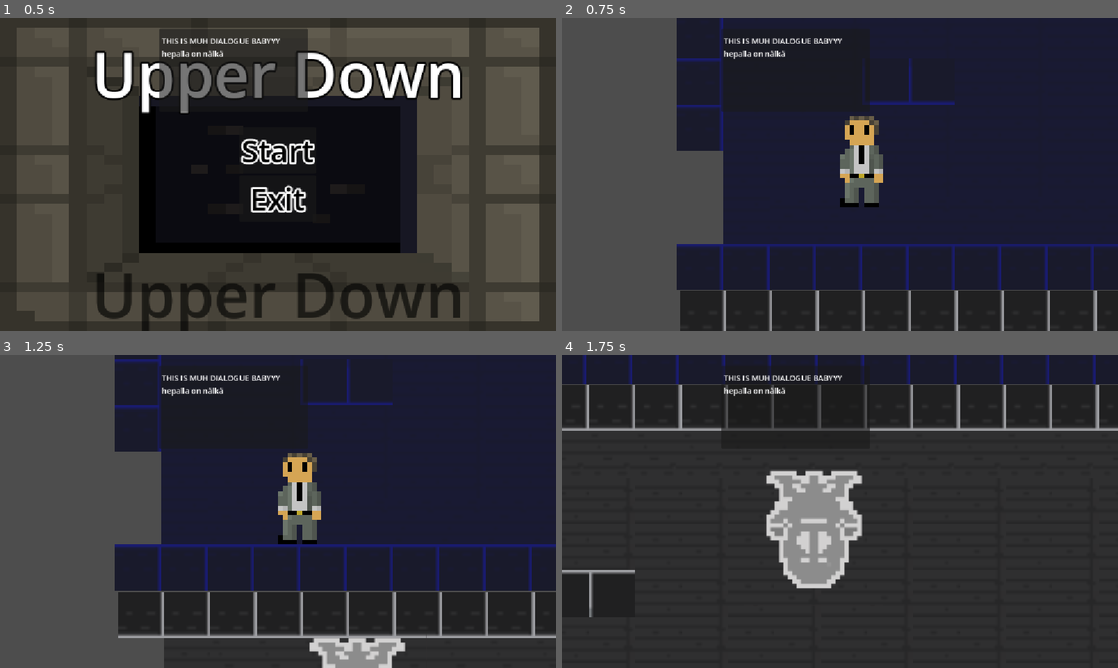
Above: before the commit, frames 1-4 (two rows, left to right).
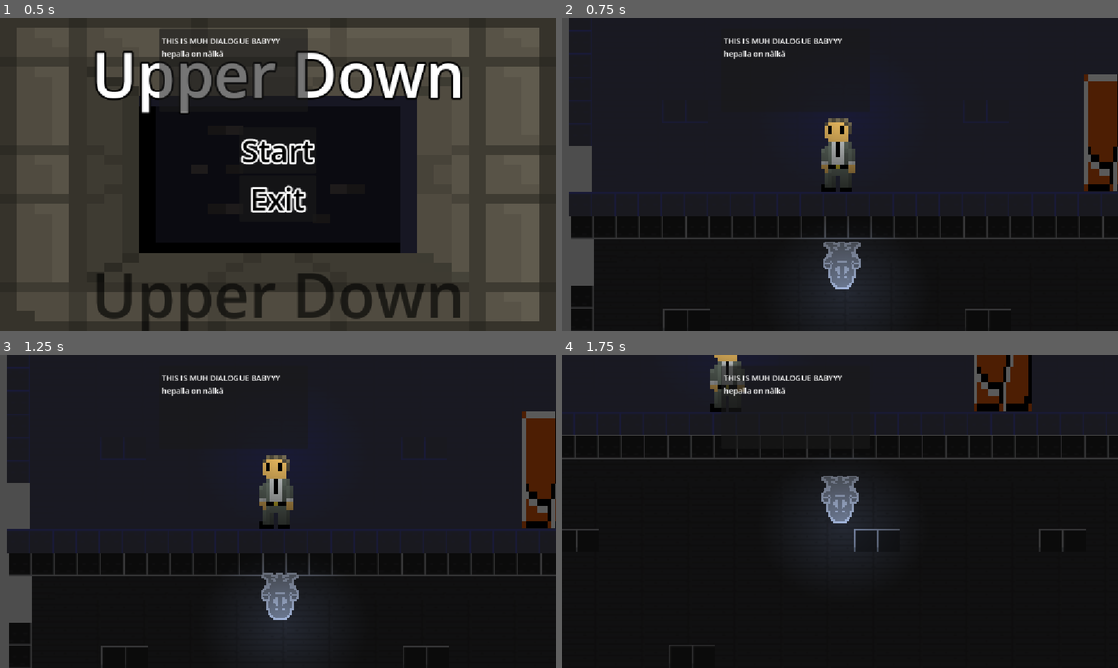
Above: after the commit, the same moments.

Repository: Masashi86fi/UpperDownAsmGameJam26
Game: Godot game, scene res://Nodes/UI/main_menu.tscn
Two runs of this game, one before a commit and one after it. Both use one fixed random seed, a clock stepped at 60 frames per second and the inputs below.
Inputs:
- Up to frame 1 (0.5 s): no input
- Up to frame 2 (0.75 s): click "Start" at 0.5 s
- Up to frame 3 (1.25 s): no input
- Up to frame 4 (1.75 s): tap Enter (ui_accept) at 1.25 s; hold D (right) from 1.28 s (still down); hold Space (swap) from 1.28 s (still down); tap W (jump) at 1.52 s

Frame 1 is identical in both runs. In frame 2, 43% of the frame differs, in the area x 1-100%, y 0-100%; in frame 3, 45%; in frame 4, 71%, in the area x 0-100%, y 0-100%.

Commit message:
days final push
days final push in game menu script was problematic, need to start from scratch

Diff:
--- a/upper-down-asm-game-jam-26/Nodes/Character/player.tscn
+++ b/upper-down-asm-game-jam-26/Nodes/Character/player.tscn
@@ -5,9 +5,16 @@
 [ext_resource type="Texture2D" uid="uid://dhaev7o8q24q0" path="res://Resources/Graphics/AngelTest.png" id="3_63n12"]
 [ext_resource type="Texture2D" uid="uid://cy0xf3bfss2dk" path="res://Resources/Graphics/HumanVariant01.png" id="3_jysgi"]
 [ext_resource type="Script" uid="uid://djngir2nloevi" path="res://Nodes/TestStuffi/darkCharacterController.gd" id="4_3haui"]
+[ext_resource type="Gradient" uid="uid://bdlakp2u6p30a" path="res://Resources/Graphics/reversed.tres" id="4_63n12"]
 
 [sub_resource type="RectangleShape2D" id="RectangleShape2D_mqixm"]
 size = Vector2(13.799995, 15.6)
+
+[sub_resource type="GradientTexture2D" id="GradientTexture2D_o70oy"]
+gradient = ExtResource("4_63n12")
+fill = 1
+fill_from = Vector2(0.52, 0.5)
+fill_to = Vector2(0.64, 0.96)
 
 [node name="Player" type="Node2D" unique_id=191039957 node_paths=PackedStringArray("lightCharacter", "darkCharacter")]
 script = ExtResource("1_y2ysq")
@@ -15,8 +22,8 @@
 darkCharacter = NodePath("DarkPlayer")
 
 [node name="LightPlayer" type="CharacterBody2D" parent="." unique_id=1462959315]
-position = Vector2(334, 161)
-scale = Vector2(5, 5)
+position = Vector2(0, -8)
+scale = Vector2(8, 8)
 script = ExtResource("2_jysgi")
 acceleration = 400
 deceleration = 350
@@ -25,23 +32,30 @@
 
 [node name="LightSprite" type="Sprite2D" parent="LightPlayer" unique_id=1684322389]
 texture_filter = 1
-position = Vector2(10, -18.400002)
+position = Vector2(0, -23)
 scale = Vector2(1.5, 1.5)
 texture = ExtResource("3_jysgi")
 
 [node name="CollisionShape2D" type="CollisionShape2D" parent="LightPlayer" unique_id=1962381053]
-position = Vector2(8.000003, -1.9999993)
+position = Vector2(0, -6)
 scale = Vector2(0.99999976, 0.99999976)
 shape = SubResource("RectangleShape2D_mqixm")
 
+[node name="PointLight2D" type="PointLight2D" parent="LightPlayer" unique_id=1254722859]
+position = Vector2(0, -29.8)
+scale = Vector2(1.484375, 1.3125)
+color = Color(0.7921569, 0.8235294, 0.81960785, 1)
+texture = SubResource("GradientTexture2D_o70oy")
+
 [node name="DarkPlayer" type="CharacterBody2D" parent="." unique_id=1537752864]
-position = Vector2(552, 649)
+texture_filter = 1
+position = Vector2(7, 574)
 rotation = 3.1415927
-scale = Vector2(5, 5)
+scale = Vector2(8, 8)
 script = ExtResource("4_3haui")
 
 [node name="DarkSprite" type="Sprite2D" parent="DarkPlayer" unique_id=1106344889]
-position = Vector2(10, -10)
+position = Vector2(0, -10)
 texture = ExtResource("3_63n12")
 
 [node name="CurrentItem" type="Sprite2D" parent="DarkPlayer/DarkSprite" unique_id=747600886]
@@ -49,8 +63,16 @@
 scale = Vector2(0.01, 0.01)
 
 [node name="CollisionShape2D" type="CollisionShape2D" parent="DarkPlayer" unique_id=326632727]
-position = Vector2(11, -8.5)
 shape = SubResource("RectangleShape2D_mqixm")
+
+[node name="PointLight2D2" type="PointLight2D" parent="DarkPlayer" unique_id=1249737409]
+position = Vector2(0, -8.125)
+rotation = 3.1415925
+scale = Vector2(1.4843749, 1.3124999)
+color = Color(0.45206752, 0.5534661, 0.7473163, 1)
+shadow_enabled = true
+shadow_filter_smooth = 4.7
+texture = SubResource("GradientTexture2D_o70oy")
 
 [node name="Camera2D" type="Camera2D" parent="." unique_id=555690143]
 position = Vector2(225, 133)
--- a/upper-down-asm-game-jam-26/Nodes/Main/main.tscn
+++ b/upper-down-asm-game-jam-26/Nodes/Main/main.tscn
@@ -12,6 +12,9 @@
 size = Vector2(120, 240)
 
 [node name="Main" type="Node2D" unique_id=2023976824]
+
+[node name="CanvasModulate" type="CanvasModulate" parent="." unique_id=639450018]
+color = Color(0.3590688, 0.35906926, 0.35906887, 0.972549)
 
 [node name="Level" type="Node2D" parent="." unique_id=1508670684]
 
@@ -49,33 +52,43 @@
 doorReference = NodePath("../../../RoomDemo/Door")
 
 [node name="Player" parent="." unique_id=191039957 instance=ExtResource("5_pgvy0")]
-position = Vector2(0, 207)
+position = Vector2(559, 342)
 scale = Vector2(0.5, 0.5)
+metadata/_edit_group_ = true
 
 [node name="LightSprite" parent="Player/LightPlayer" parent_id_path=PackedInt32Array(191039957, 1462959315) index="0" unique_id=1684322389]
 scale = Vector2(2, 2)
 
 [node name="CollisionShape2D" parent="Player/LightPlayer" parent_id_path=PackedInt32Array(191039957, 1462959315) index="1" unique_id=1962381053]
-position = Vector2(9.200003, 5.8)
+position = Vector2(0, 1.4999971)
 
-[node name="AnimatedSprite2D" type="AnimatedSprite2D" parent="Player/DarkPlayer" parent_id_path=PackedInt32Array(191039957, 1537752864) index="0" unique_id=1660764252]
-position = Vector2(10.799995, -10.200001)
-scale = Vector2(0.6, 0.6)
+[node name="DarkPlayer" parent="Player" index="1" unique_id=1537752864]
+position = Vector2(8, 430)
+
+[node name="AnimatedSprite2D" type="AnimatedSprite2D" parent="Player/DarkPlayer" index="0" unique_id=1660764252]
+position = Vector2(0, 5)
+scale = Vector2(0.3, 0.3)
 sprite_frames = ExtResource("6_divhs")
 animation = &"idle"
 
-[node name="DarkSprite" parent="Player/DarkPlayer" parent_id_path=PackedInt32Array(191039957, 1537752864) index="1" unique_id=1106344889]
+[node name="CurrentItem2" type="Sprite2D" parent="Player/DarkPlayer/AnimatedSprite2D" unique_id=279558880]
+visible = false
+position = Vector2(-77.33331, 10.6666565)
+scale = Vector2(0.03333333, 0.03333333)
+
+[node name="DarkSprite" parent="Player/DarkPlayer" index="1" unique_id=1106344889]
 visible = false
 
 [node name="CurrentItem" parent="Player/DarkPlayer/DarkSprite" index="0" unique_id=747600886]
 visible = false
 
-[node name="CollisionShape2D" parent="Player/DarkPlayer" parent_id_path=PackedInt32Array(191039957, 1537752864) index="2" unique_id=326632727]
-position = Vector2(10.800001, 8.999998)
+[node name="CollisionShape2D" parent="Player/DarkPlayer" index="2" unique_id=326632727]
+position = Vector2(0, 9)
 
 [node name="Camera2D" parent="Player" index="2" unique_id=555690143]
+position = Vector2(228, -192)
 scale = Vector2(3, 3)
-zoom = Vector2(2, 2)
+zoom = Vector2(1, 1)
 
 [node name="Ghost" type="Node2D" parent="." unique_id=611432385]
 
--- a/upper-down-asm-game-jam-26/Nodes/UI/in_game_menu.gd
+++ /dev/null
@@ -1,13 +0,0 @@
-extends Control
-
-func resume():
-	get_tree().paused = false
-
-func pause():
-	get_tree().paused = true
-
-func testEsc():
-	if Input.is_action_just_pressed("ui_close_dialog") and !get_tree().paused:
-		pause()
-	elif Input.is_action_just_pressed("ui_close_dialog") and get_tree().paused:
-		resume()
--- /dev/null
+++ b/upper-down-asm-game-jam-26/Resources/Graphics/reversed.tres
@@ -0,0 +1,4 @@
+[gd_resource type="Gradient" format=3 uid="uid://bdlakp2u6p30a"]
+
+[resource]
+colors = PackedColorArray(1, 1, 1, 1, 0, 0, 0, 1)
Not shown, removed: upper-down-asm-game-jam-26/Nodes/UI/in_game_menu.gd.uid
